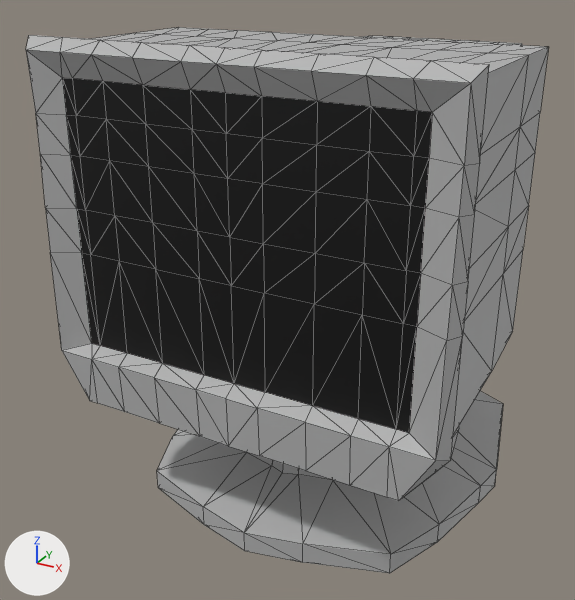
The COLLADA model Content/TwelveEngine/Models/crt-monitor.dae, before and after one commit.
The view is the same before and after, from a 50 mm camera at (1.58, -3.38, 2.61) aimed at (-0.26, -0.03, 0.94). The lights are fixed; the arrows at lower left show +X, +Y and +Z. Mesh edges are drawn as thin lines.
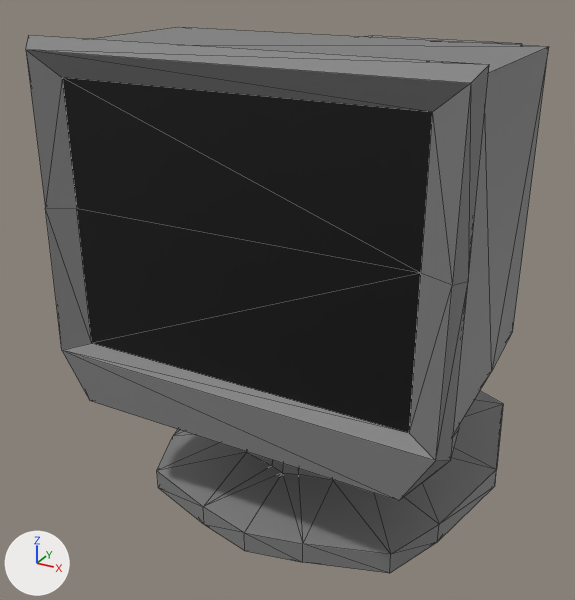
The newer file is also turned or shifted as a whole; pictures and numbers use the older file's frame.

What differs and where, as boxes (x1, y1, x2, y2) in the pictures (575 x 600 px):
part 1 of me_cube_001, cut back: before (26, 27, 548, 541)
part 2 of me_cube_001, recoloured: (157, 44, 522, 573) in both

Diff of the bpy script that builds the scene:
```diff
--- a/Content/TwelveEngine/Models/crt-monitor.dae.py
+++ b/Content/TwelveEngine/Models/crt-monitor.dae.py
@@ img_crt_texture_png_001_png @@
+img_crt_texture_png_001_png = load_image('crt-texture.png.001.png', 'crt-texture.png.001.png', 32, 32, 'sRGB')
@@ mat_crtmaterial @@
+mat_crtmaterial = principled_material('CRTMaterial')
+mat_crtmaterial.texture = img_crt_texture_png_001_png
@@ me_cube_001 @@
 # used by ob_cube; location = (0.0, 0.0, 0.0)
-me_cube_001.from_pydata(...)  # 480 vertices, 956 faces; spans x -0.93..0.93, y -1.03..1.46, z 0.0..2.3
+me_cube_001.from_pydata(...)  # 157 vertices, 310 faces; spans x -0.93..0.93, y -1.03..1.46, z 0.0..2.3
+# me_cube_001 part 1: 325 vertices removed from x -0.93..0.93, y -1.03..1.46, z 0.0..2.3; 2 vertices added at x -0.84..0.84, y -0.68, z 0.76
+# me_cube_001 part 2: 132 faces spanning x -0.93..0.93, y -1.03..1.46, z 0.0..2.14 switch from mat_material_001 (picture img_crt_texture_png) to mat_crtmaterial (picture img_crt_texture_png_001_png)
```
